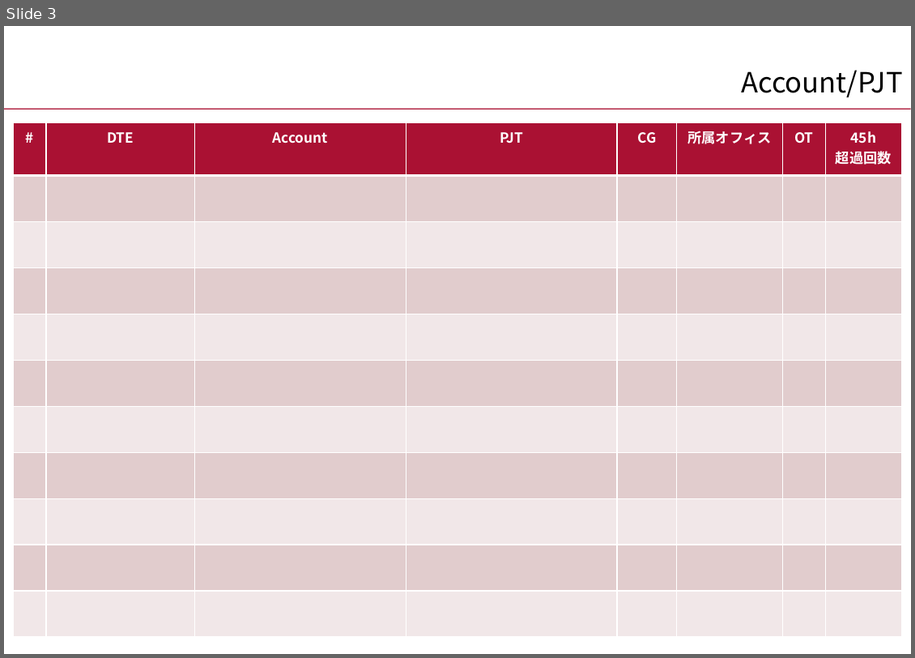
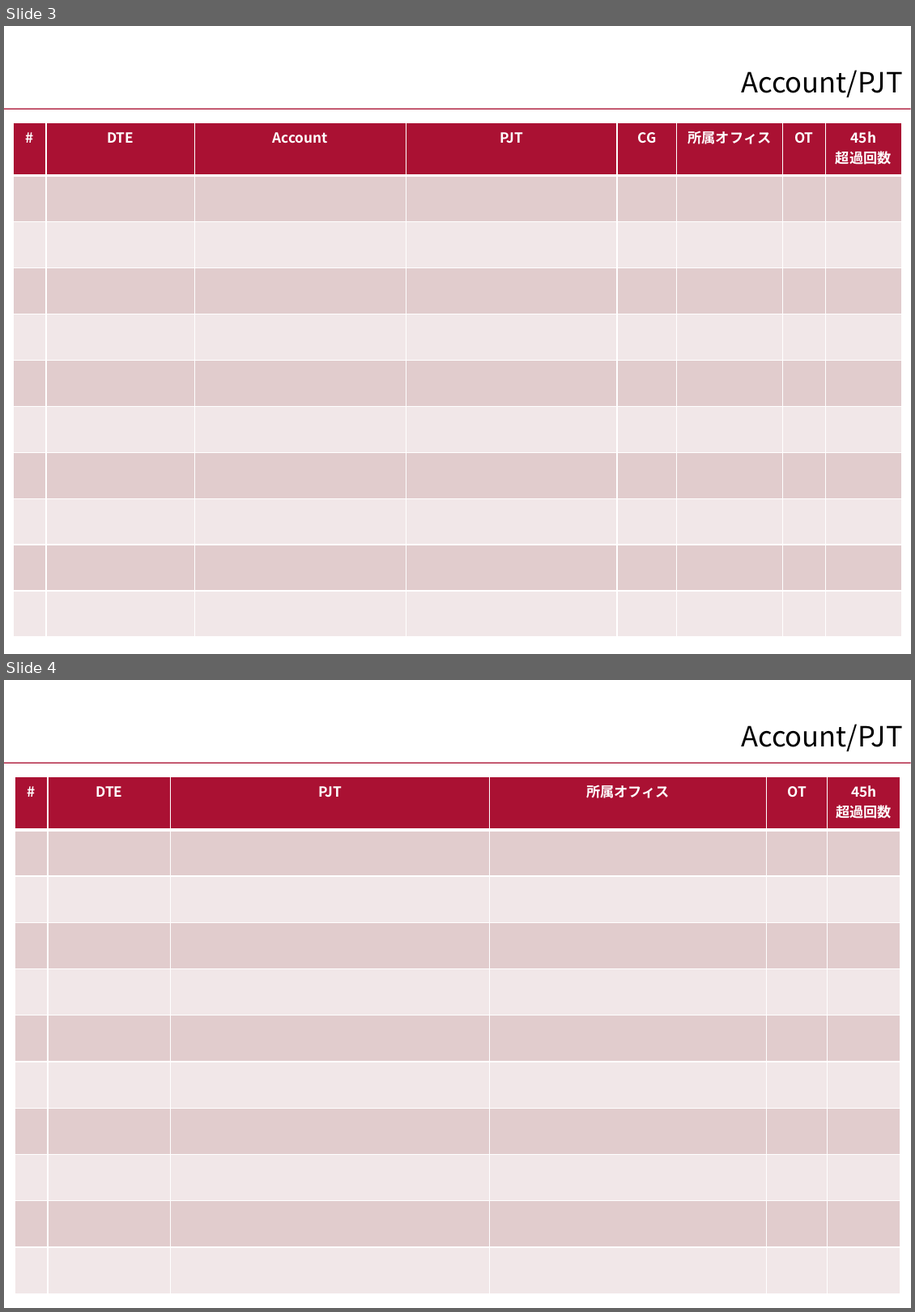
Before and after one commit to nogizakapython/ExcelVBA, a slide deck: 安全衛生委員会マクロ.pptm. Shown one above the other, each under a label of ours: slide 3 before the commit, slides 3 and 4 after it. The pictures are 915x658 and 915x1312 pixels, drawn with LibreOffice and Linux fonts; fonts in the diff are those of the drawing; background and template pictures are left out. Boxes give left, top, right and bottom in pixels: in the first picture for what was removed or moved away, otherwise in the second. Text is boxed around its words. In the diff, an @@ line names an element or a change of style, - is before the commit and + after.

```diff
--- a/安全衛生委員会マクロ.pptm
+++ b/安全衛生委員会マクロ.pptm
@@ slide 4 added at bbox=[4, 680, 911, 1308], background #FFFFFF; not listed: 1 template element that a slide beside it also shows @@
@@ title added at bbox=[741, 724, 902, 752], 24 pt, text #000000 @@
+Account/PJT
@@ table added at bbox=[15, 777, 901, 1294], 11 rows, 6 columns @@
+# | DTE | PJT | 所属オフィス | OT | 45h / 超過回数
+ |  |  |  |  | 
+ |  |  |  |  | 
+ |  |  |  |  | 
+ |  |  |  |  | 
+ |  |  |  |  | 
+ |  |  |  |  | 
+ |  |  |  |  | 
+ |  |  |  |  | 
+ |  |  |  |  | 
+ |  |  |  |  | 
```
Also in this commit, not shown: 1 other file.
